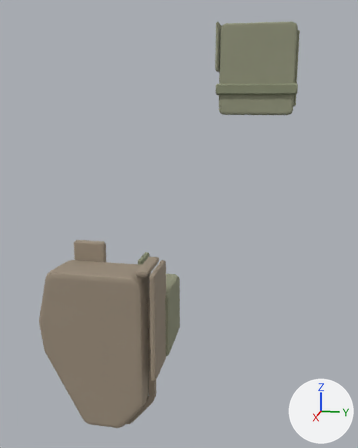
A saved change to the glTF model assets/models/kit/rig_open.glb.
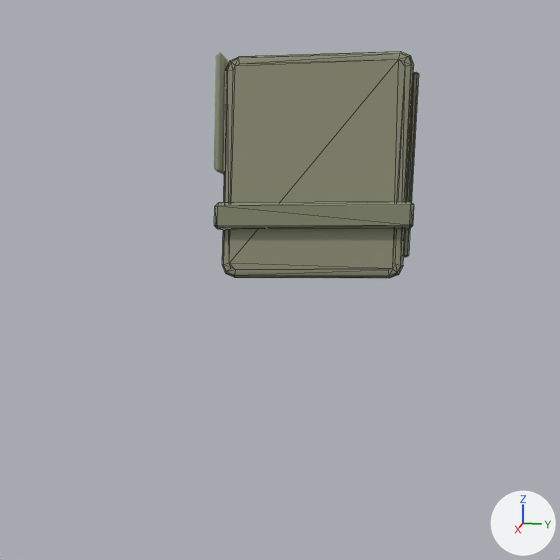
Old and new are each drawn whole from a 50 mm camera at (0.665, 0.2, -0.249) aimed at (0.056, 0.078, -0.401) and again close up on the part from 35% to 100% of the width and 0% to 52% of the height. The axes (+X, +Y, +Z) are drawn at lower right. The lights are the same throughout. The first two pictures are the older version. The close-ups show mesh edges as thin lines. Vertices at exactly the same position are counted once.

The first close-up shows 'pouch', 'pouch_flap_open'.
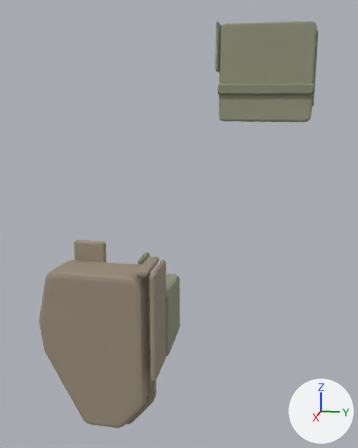
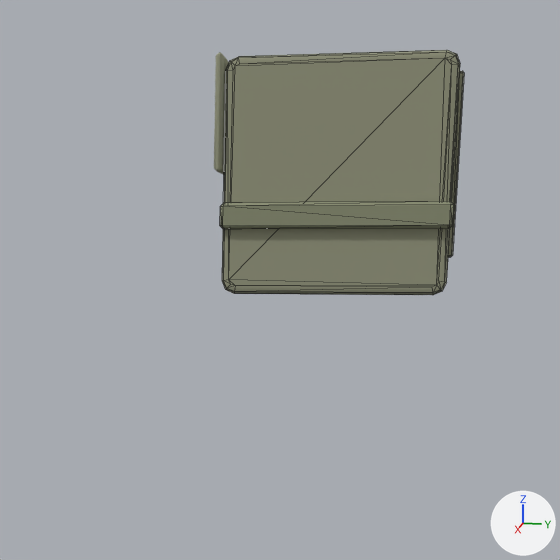
Commit message: Kit: a mag pouch deep enough for the AK's curved magazine

Boxes [x1, y1, x2, y2] around the edits, measured in the close-ups (560 x 560 px; the box of a moved part takes in the faces that stretch with it):
'pouch', reshaped (20% wider, 8% taller): before [214, 51, 418, 278]; after [220, 50, 464, 295]
part 1 of me_pouch, moved or reshaped: before [404, 72, 418, 257]; after [448, 71, 464, 257]
part 2 of me_pouch, moved or reshaped: before [222, 67, 235, 278]; after [222, 67, 235, 293]
part 3 of me_pouch, moved or reshaped: before [214, 203, 218, 228]; after [220, 204, 223, 229]
part 4 of me_pouch, moved or reshaped: before [217, 202, 414, 230]; after [223, 201, 454, 229]
part 5 of me_pouch, moved or reshaped: before [229, 263, 403, 278]; after [230, 280, 447, 295]
part 6 of me_pouch, moved or reshaped: before [229, 51, 414, 269]; after [229, 50, 460, 285]

Patch to the scene script:
```diff
--- a/assets/models/kit/rig_open.glb.py
+++ b/assets/models/kit/rig_open.glb.py
@@ me_pouch @@
 # used by ob_pouch; location = (-0.14, 0.155, -0.16)
-me_pouch.from_pydata(...)  # 108 vertices, 204 faces; spans x -0.026..0.026, y -0.0545..0.0675, z -0.108..0.025
+me_pouch.from_pydata(...)  # 108 vertices, 204 faces; spans x -0.026..0.026, y -0.051..0.0935, z -0.118..0.025
+# me_pouch part 1: the loose piece of 24 vertices spanning x -0.0015..0.0015, y 0.0625..0.0665, z -0.095..0.015 is moved by (0.0, 0.027, 0.0)
+# me_pouch part 2: all 15 vertices in x -0.021..0.021, y -0.05..-0.041, z -0.108..-0.099 are moved by (0.0, 0.0, -0.01)
+# me_pouch part 3: all 12 vertices in x -0.026..0.026, y -0.0545..-0.0525, z -0.078..-0.062 are moved by (0.0, 0.0035, 0.0)
+# me_pouch part 4: all 12 vertices in x -0.026..0.026, y 0.0655..0.0675, z -0.078..-0.062 are moved by (0.0, 0.0235, 0.0)
+# me_pouch part 5: all 15 vertices in x -0.021..0.021, y 0.054..0.063, z -0.108..-0.099 are moved by (0.0, 0.027, -0.01)
+# me_pouch part 6: all 15 vertices in x -0.021..0.021, y 0.054..0.063, z 0.016..0.025 are moved by (0.0, 0.027, 0.0)
 me_pouch.materials.append(mat_canvas)
```
